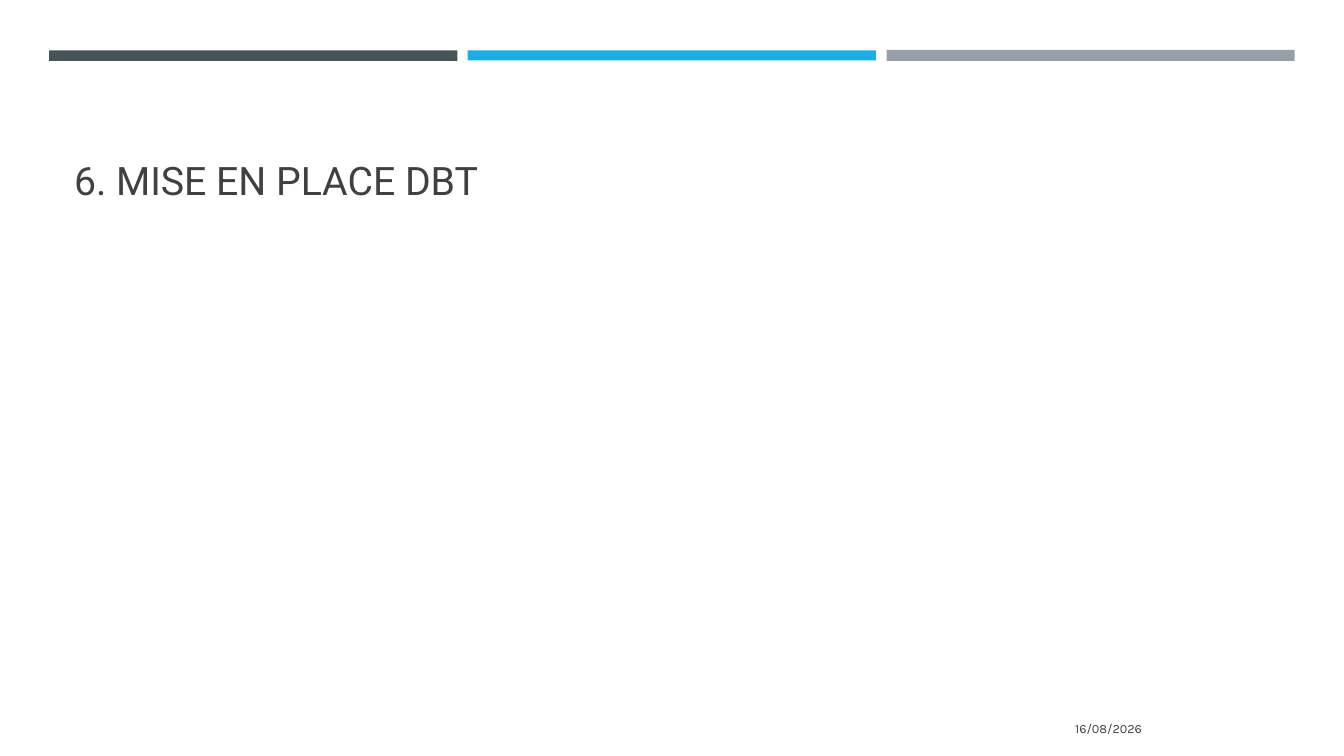
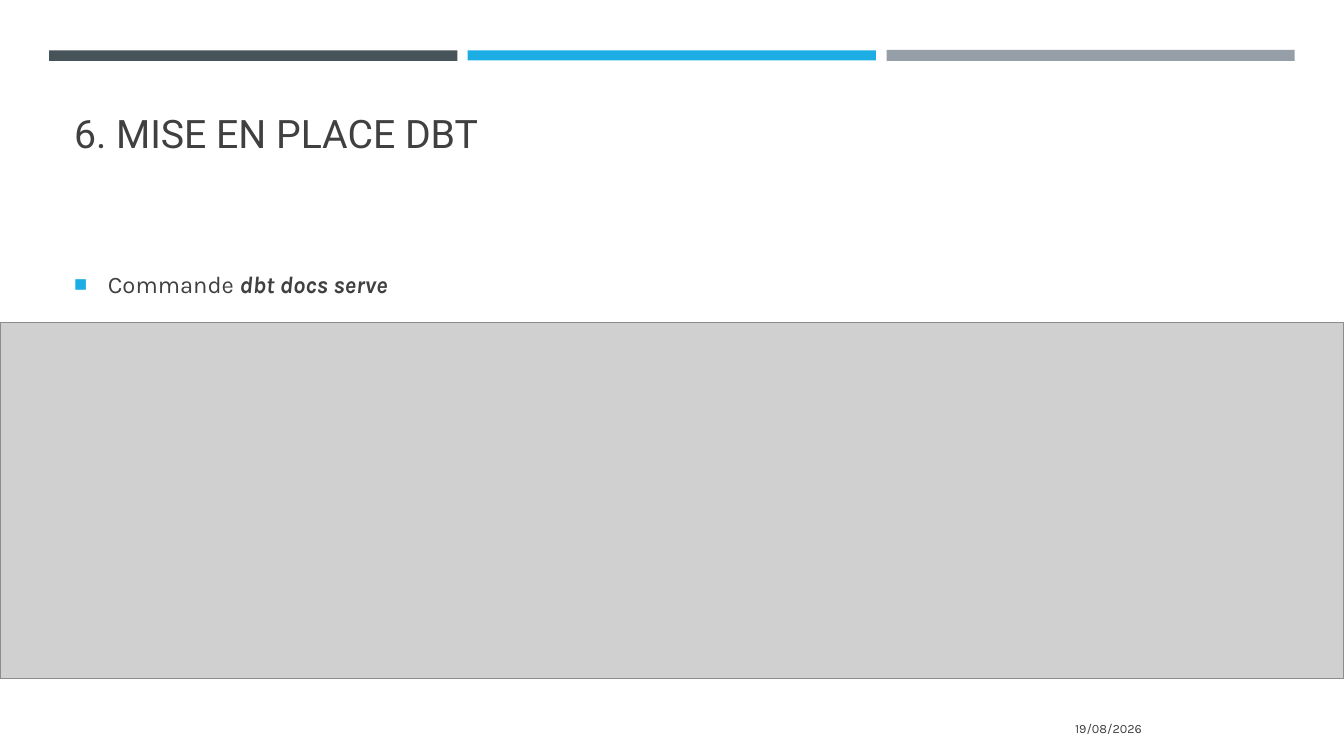
Before and after one commit to Sebules/Project_8_OpenClassrooms_Data_Engineer, a slide deck: slide 16 of ulesie_sebastien_2_presentation_082026.pptx (slide 8 before the commit). Drawn at 1344x756 pixels with LibreOffice and Linux fonts; fonts in the diff are those of the drawing; grey boxes stand for pictures. Boxes give left, top, right and bottom in pixels: in the first picture for what was removed or moved away, otherwise in the second. Text is boxed around its words. In the diff, an @@ line names an element or a change of style, - is before the commit and + after.

```diff
--- a/ulesie_sebastien_2_presentation_082026.pptx
+++ b/ulesie_sebastien_2_presentation_082026.pptx
@@ title "6. MISE EN PLACE DBT": place and size @@
-title "6. MISE EN PLACE DBT" at box(74, 166, 478, 196)
+title "6. MISE EN PLACE DBT" at box(74, 119, 478, 149)
@@ text added at box(108, 276, 387, 294), 17 pt, text #404040, bold, italic @@
+■ Commande dbt docs serve
@@ picture added at box(0, 323, 1344, 679) @@
```
Also in this commit, not shown: 10 other slides changed, 9 slides added, 3 slides removed.
